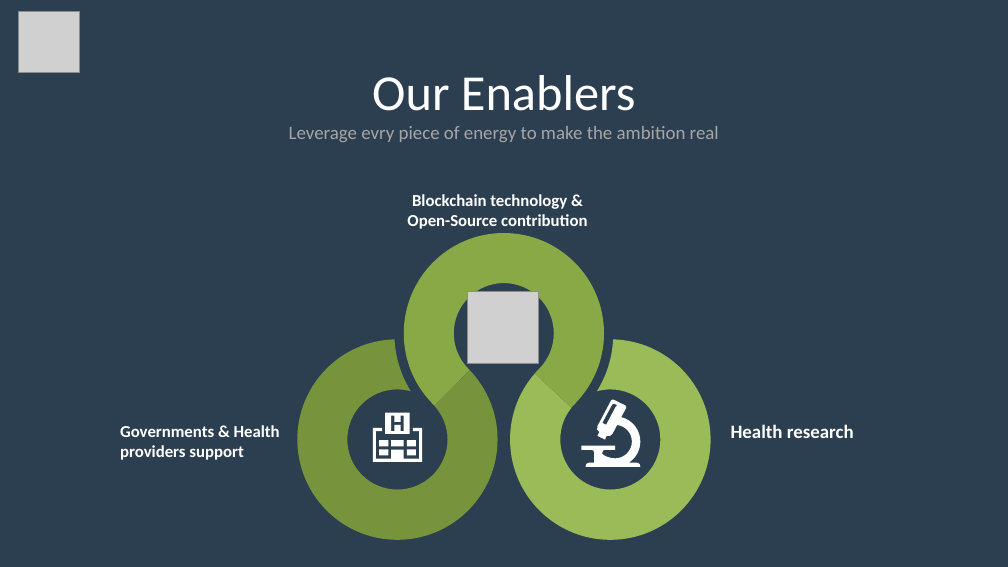
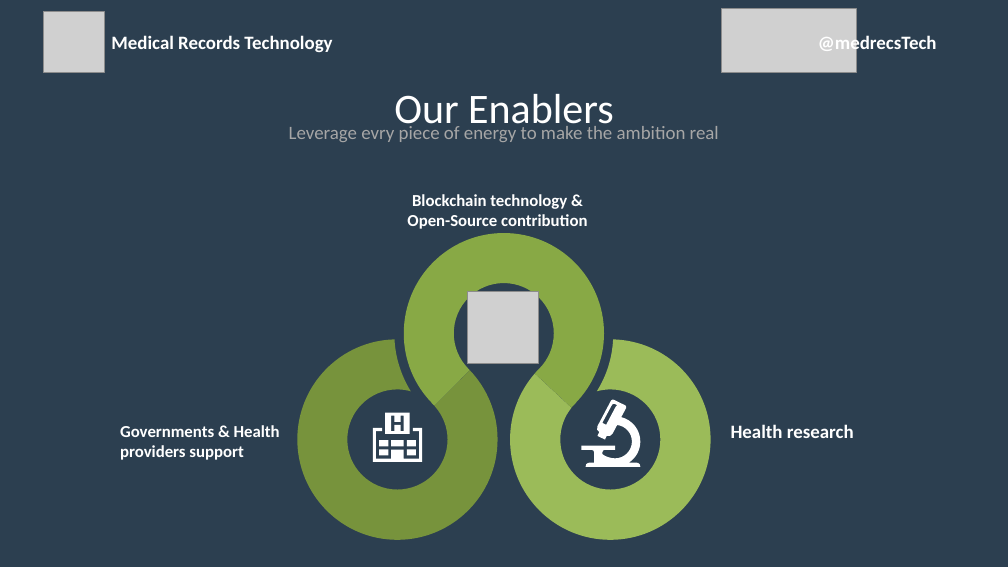
Before and after one commit to aajajim/MedicalRecordsLanding, a slide deck: slide 4 of PresentationPitch.pptx (slide 5 before the commit). Drawn at 1008x567 pixels with LibreOffice and Linux fonts; fonts in the diff are those of the drawing; grey boxes stand for pictures. Boxes give left, top, right and bottom in pixels: in the first picture for what was removed or moved away, otherwise in the second. Text is boxed around its words. In the diff, an @@ line names an element or a change of style, - is before the commit and + after.

```diff
--- a/PresentationPitch.pptx
+++ b/PresentationPitch.pptx
@@ picture: place and size @@
-picture at bbox=[19, 12, 79, 73]
+picture at bbox=[43, 12, 104, 73]
@@ picture added at bbox=[722, 9, 857, 73] @@
@@ text added at bbox=[111, 35, 332, 52], 18 pt, text #FFFFFF, bold @@
+Medical Records Technology
@@ text added at bbox=[818, 33, 937, 54], 18 pt, text #FFFFFF, bold @@
+@medrecsTech
@@ text "Our Enablers": place and size @@
-text "Our Enablers" at bbox=[372, 75, 636, 111]
+text "Our Enablers" at bbox=[394, 94, 614, 133]
@@ text "Our Enablers" at bbox=[394, 94, 614, 133]: size 48 to 40 pt @@
```
Also in this commit, not shown: 4 other slides changed, 1 slide removed, 7 other files.
